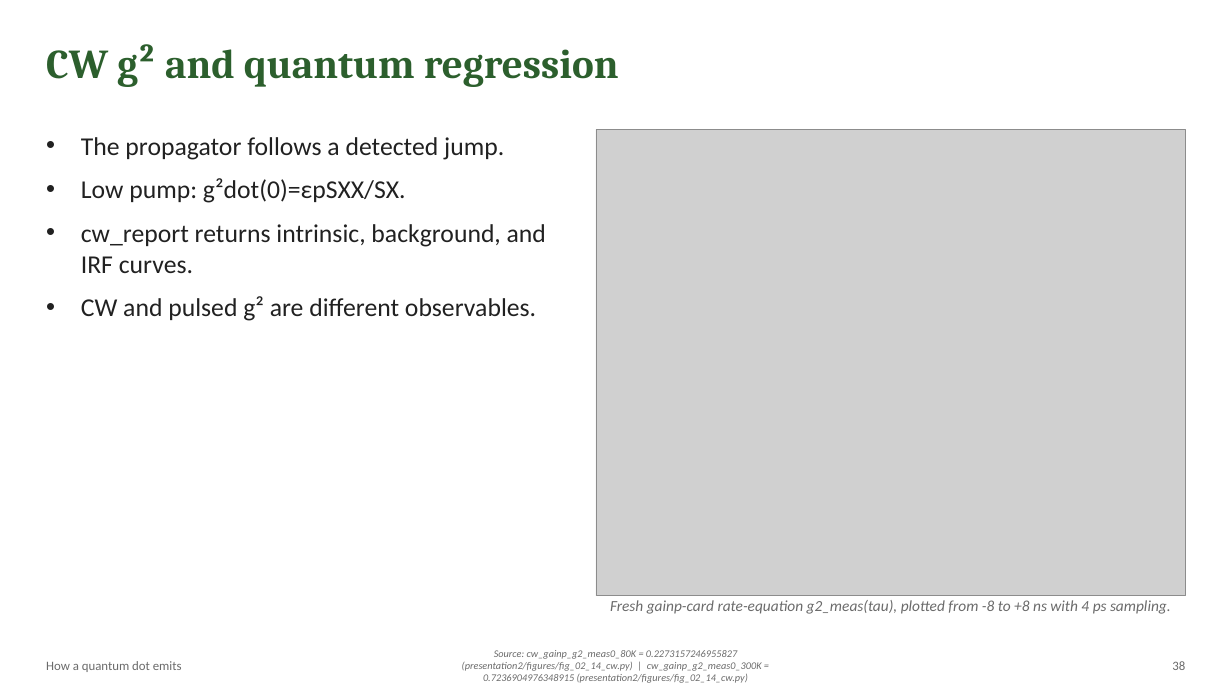
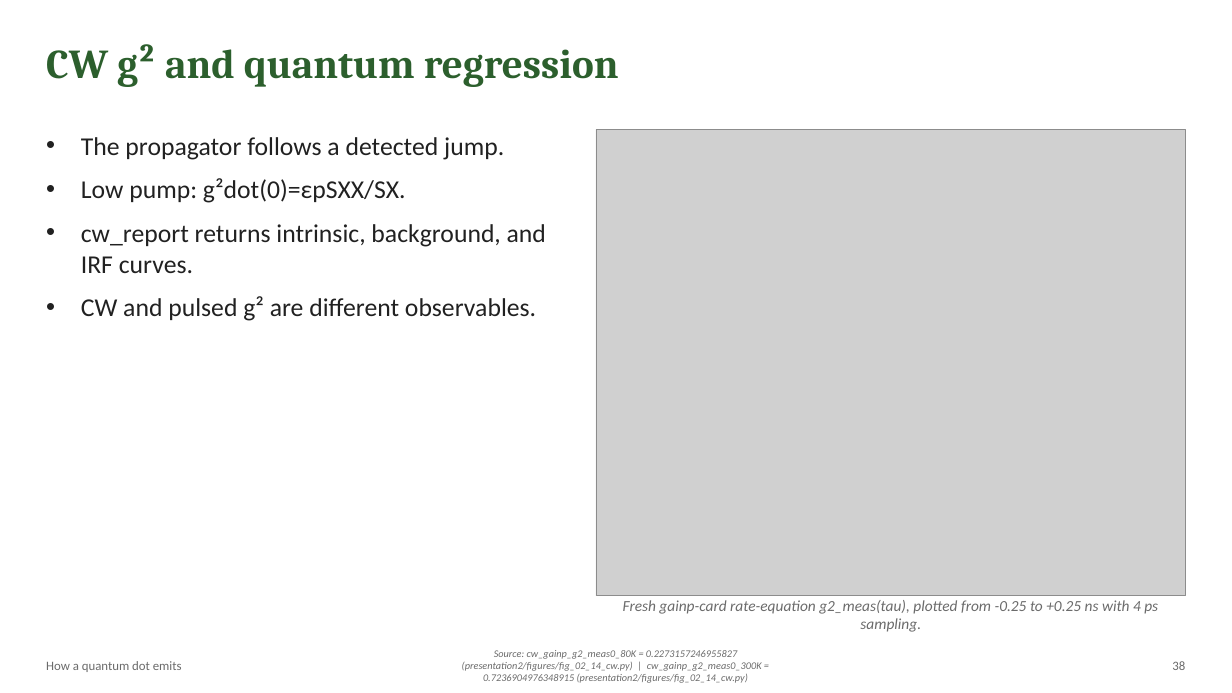
Before and after one commit to Alpharceus/qd-photon-sim, a slide deck: slide 38 of out/presentation2/qd_physics_2h.pptx. Drawn at 1232x693 pixels with LibreOffice and Linux fonts; fonts in the diff are those of the drawing; grey boxes stand for pictures. Boxes give left, top, right and bottom in pixels: in the first picture for what was removed or moved away, otherwise in the second. Text is boxed around its words. In the diff, an @@ line names an element or a change of style, - is before the commit and + after.

```diff
--- a/out/presentation2/qd_physics_2h.pptx
+++ b/out/presentation2/qd_physics_2h.pptx
@@ text at bbox=[623, 600, 1158, 632]: text changed @@
-Fresh gainp-card rate-equation g2_meas(tau), plotted from -8 to +8 ns with 4 ps sampling.
+Fresh gainp-card rate-equation g2_meas(tau), plotted from -0.25 to +0.25 ns with 4 ps sampling.
```
Also in this commit, not shown: 1 other slide changed, 33 other files.
